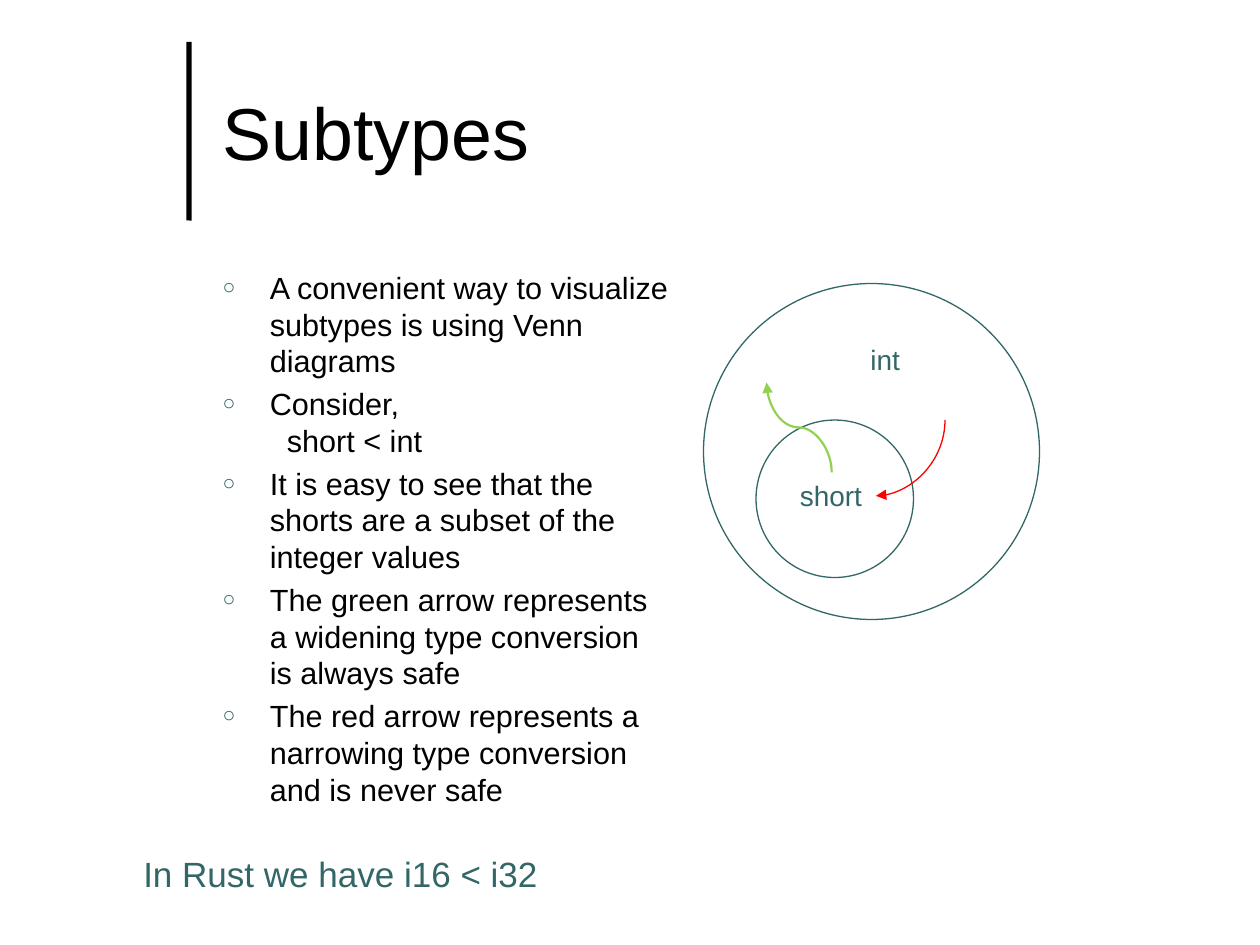
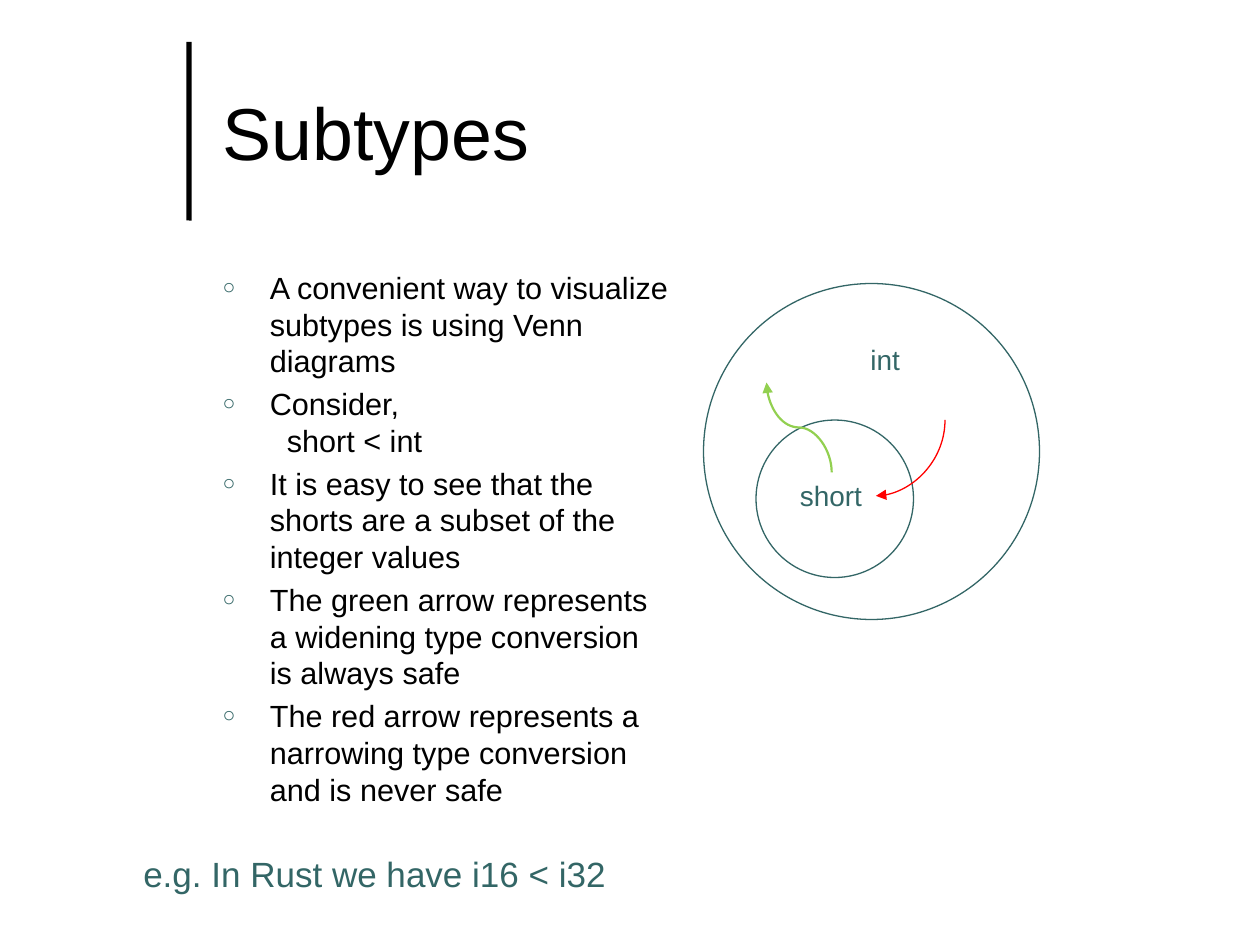
Before and after one commit to lutzhamel/CSC493, a slide deck: slide 12 of notes/csc493-ln002.pptx (slide 9 before the commit). Drawn at 1260x945 pixels with LibreOffice and Linux fonts; fonts in the diff are those of the drawing; background and template pictures are left out. Boxes give left, top, right and bottom in pixels: in the first picture for what was removed or moved away, otherwise in the second. Text is boxed around its words. In the diff, an @@ line names an element or a change of style, - is before the commit and + after.

```diff
--- a/notes/csc493-ln002.pptx
+++ b/notes/csc493-ln002.pptx
@@ text at (143,861,606,894): text changed @@
-In Rust we have i16 < i32
+e.g. In Rust we have i16 < i32
```
Also in this commit, not shown: 7 other slides changed, 4 slides added, 12 other files.
